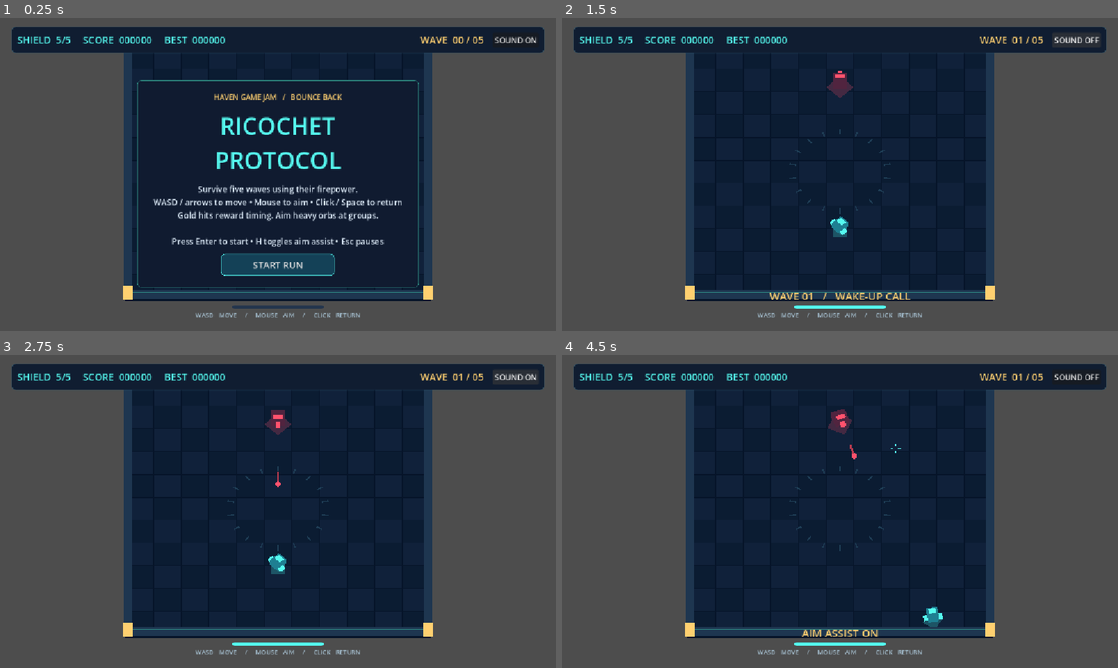
Above: before the commit, frames 1-4 (two rows, left to right).
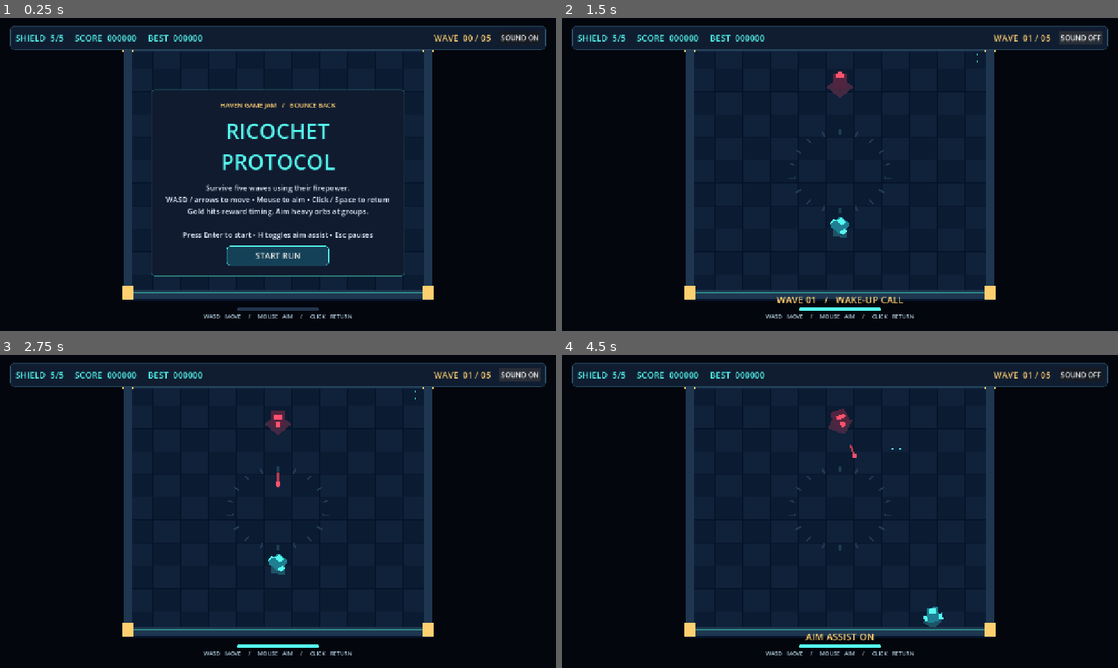
Above: after the commit, the same moments.

Repository: yugandharpulluru-sys/haven-bounce-back
Game: Godot game, scene res://arena.tscn
Two runs of this game, one before a commit and one after it. Both use one fixed random seed, a clock stepped at 60 frames per second and the inputs below. Before the commit the project has no main scene; this scene is started directly in both runs.
Inputs (mouse positions are in pixels of both pictures, inside the frame that each line leads up to):
- Up to frame 1 (0.25 s): no input
- Up to frame 2 (1.5 s): click "START RUN" at 0.5 s; click "SOUND ON" at 1.25 s
- Up to frame 3 (2.75 s): click "SOUND OFF" at 2 s
- Up to frame 4 (4.5 s): tap Enter at 2.75, 2.85, 3.5, 4.25 s; move the mouse to (962, 495) at 2.77 s; hold D 2.78-3.53 s; click (962, 495) at 2.92 s; tap Space at 3.02, 3.77 s; move the mouse to (728, 527) at 3.52 s; hold S 3.53-4.28 s; tap M at 3.6 s; move the mouse to (895, 442) at 4.27 s; hold D from 4.28 s (still down); tap H at 4.35 s

The runs differ from the first frame. In frame 1, 57% of the frame differs, in the area x 0-100%, y 0-100%; in frame 2, 51%; in frame 3, 50%; in frame 4, 50%.

Commit message:
Add Ricochet Protocol project.godot

Diff:
--- a/project.godot
+++ b/project.godot
@@ -10,11 +10,15 @@
 
 [application]
 
-config/name="Haven Hack Club Game"
-config/features=PackedStringArray("4.7", "Forward Plus")
+config/name="Ricochet Protocol"
+run/main_scene="res://arena.tscn"
+config/features=PackedStringArray("4.6", "GL Compatibility")
 config/icon="res://icon.svg"
 
 [display]
+
+window/size/viewport_width=1280
+window/size/viewport_height=720
 
 window/stretch/mode="canvas_items"
 window/stretch/aspect="expand"
@@ -25,4 +29,6 @@
 
 [rendering]
 
-rendering_device/driver.windows="d3d12"
+renderer/rendering_method="gl_compatibility"
+renderer/rendering_method.mobile="gl_compatibility"
+environment/defaults/default_clear_color=Color(0.015, 0.023, 0.052, 1)
